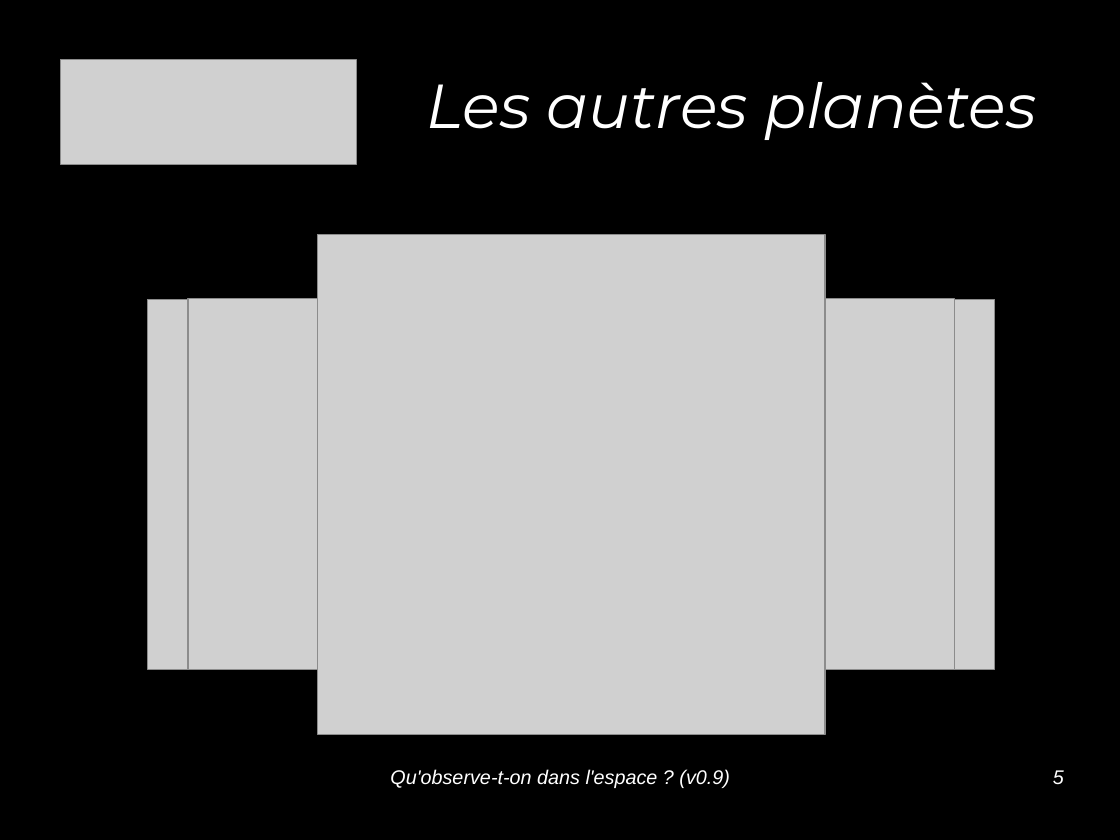
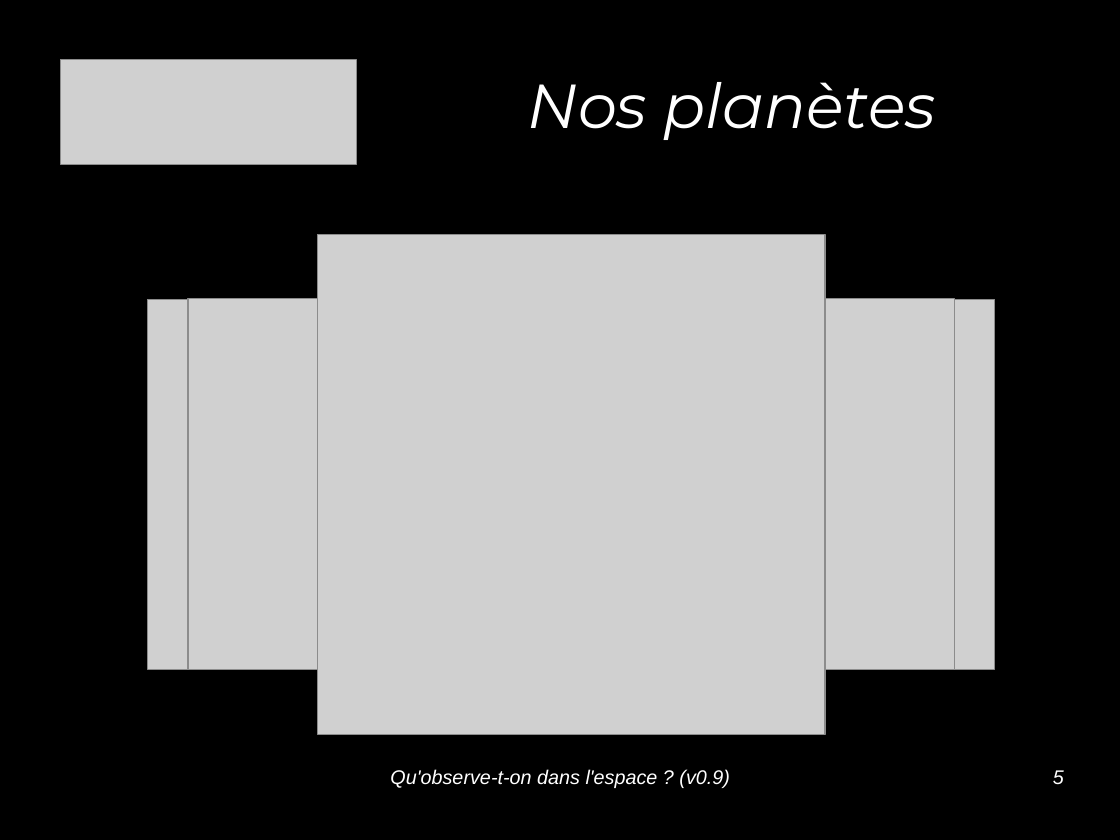
Before and after one commit to jcarnu/qf-astro, a slide deck: slide 5 of Ressources/Presentations/Qu_observe-t-on_dans_l_espace.odp. Drawn at 1120x840 pixels with LibreOffice and Linux fonts; fonts in the diff are those of the drawing; grey boxes stand for pictures; background and template pictures are left out. Boxes give left, top, right and bottom in pixels: in the first picture for what was removed or moved away, otherwise in the second. Text is boxed around its words. In the diff, an @@ line names an element or a change of style, - is before the commit and + after.

```diff
--- a/Ressources/Presentations/Qu_observe-t-on_dans_l_espace.odp
+++ b/Ressources/Presentations/Qu_observe-t-on_dans_l_espace.odp
@@ title at <box>528,82,936,140</box>: text changed @@
-Les autres planètes
+Nos planètes
```
Also in this commit, not shown: 2 other slides changed, 9 other files.
